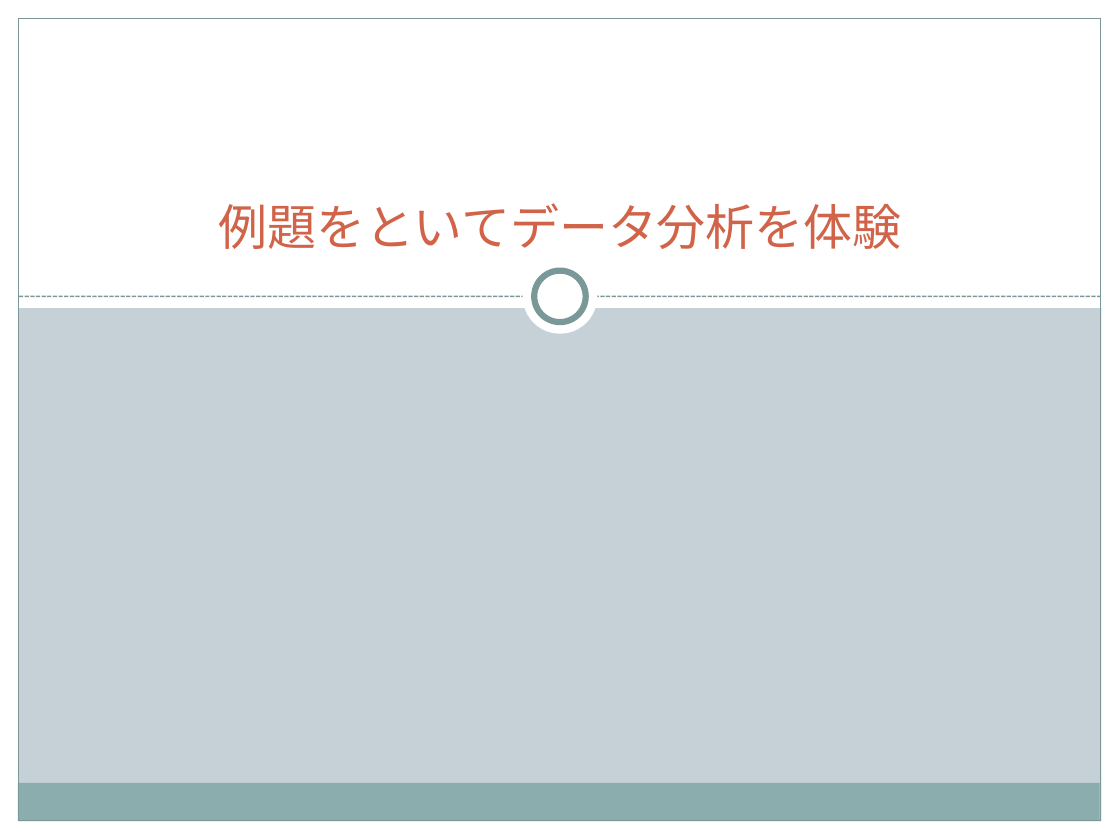
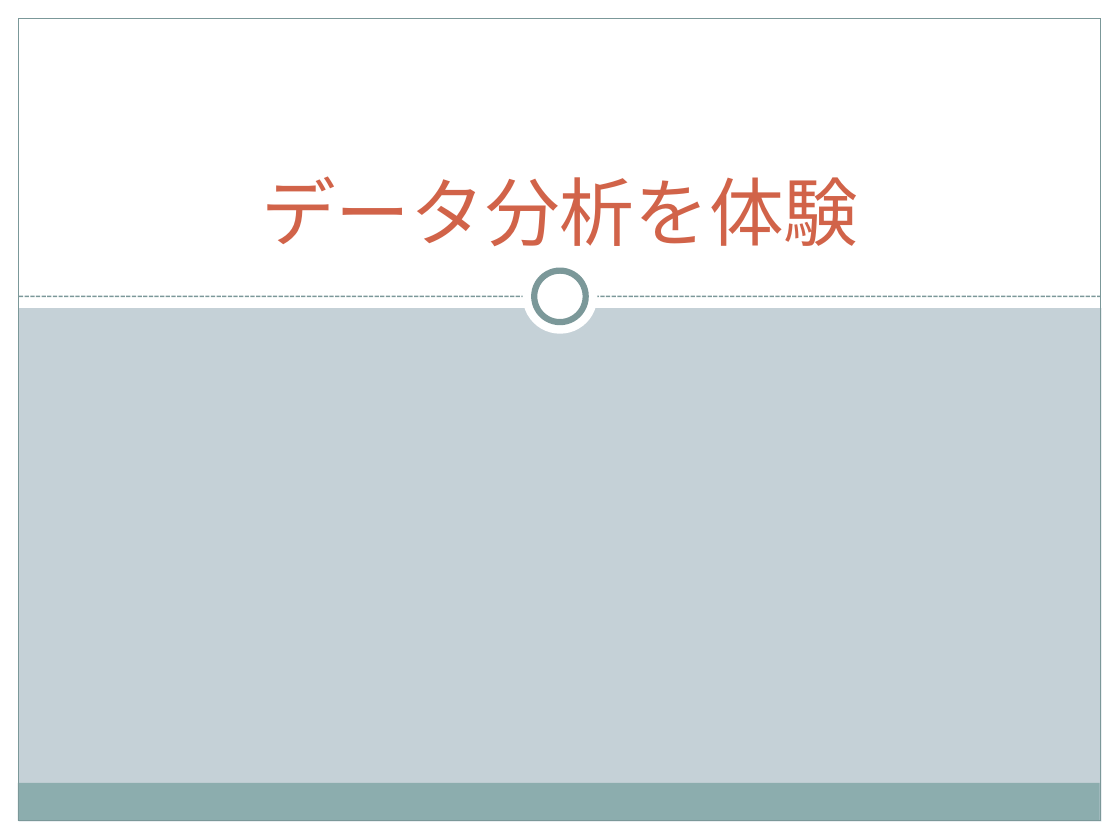
Before and after one commit to StudyGroupPT/1130, a slide deck: slide 1 of doc/勉強会_titanic.pptx. Drawn at 1120x840 pixels with LibreOffice and Linux fonts; fonts in the diff are those of the drawing. Boxes give left, top, right and bottom in pixels: in the first picture for what was removed or moved away, otherwise in the second. Text is boxed around its words. In the diff, an @@ line names an element or a change of style, - is before the commit and + after.

```diff
--- a/doc/勉強会_titanic.pptx
+++ b/doc/勉強会_titanic.pptx
@@ title at [261, 176, 858, 246]: text changed; size 31.5 to 48 pt; font Cambria to Noto Sans CJK JP @@
-例題をといてデータ分析を体験
+データ分析を体験
```
Also in this commit, not shown: 13 other slides changed, 1 slide added.
